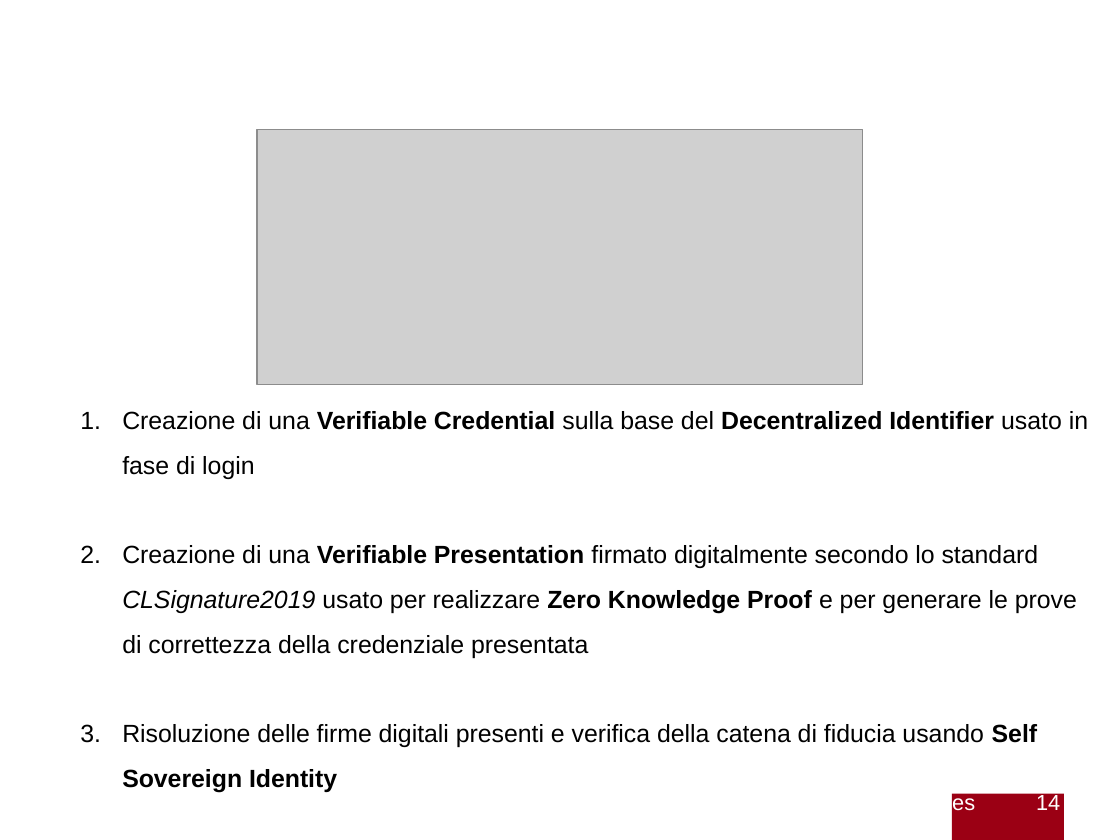
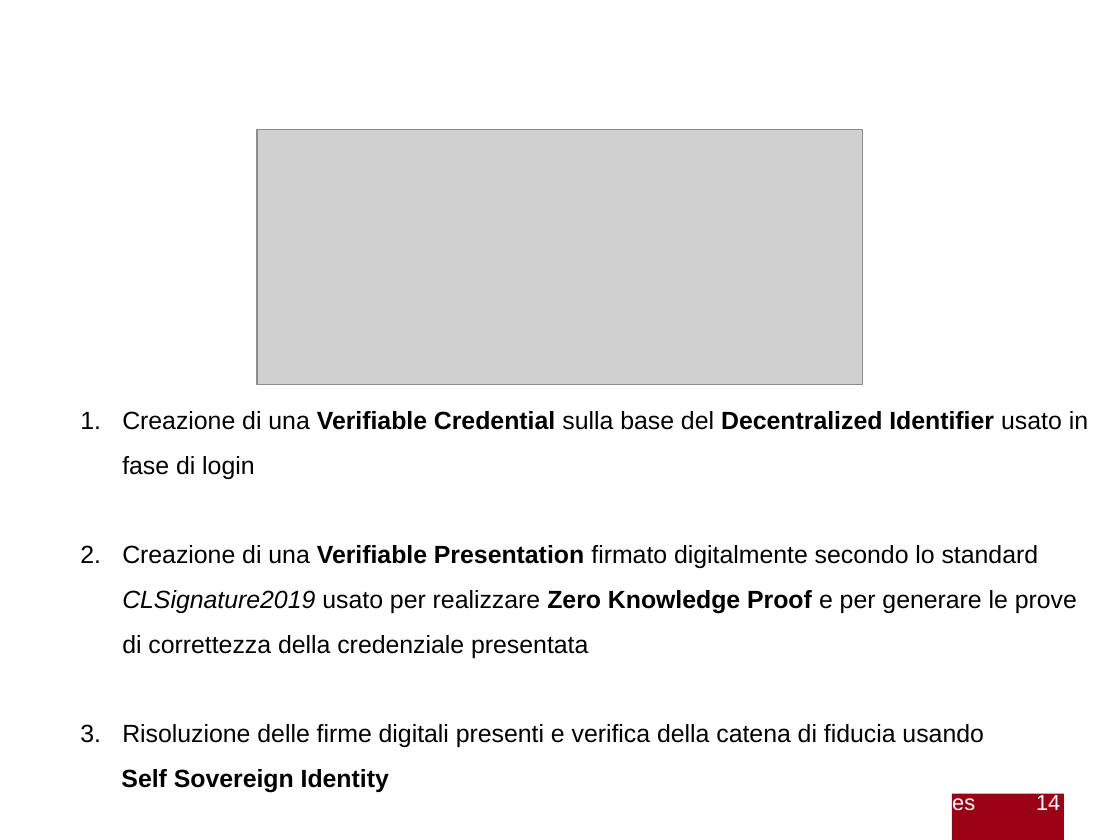
Before and after one commit to gabrielrovesti/Stage-e-Tesi-Triennale-UniPD, a slide deck: slide 14 of Presentazione/Presentazione Gabriel Rovesti.pptx. Drawn at 1120x840 pixels with LibreOffice and Linux fonts; fonts in the diff are those of the drawing; grey boxes stand for pictures; background and template pictures are left out. Boxes give left, top, right and bottom in pixels: in the first picture for what was removed or moved away, otherwise in the second. Text is boxed around its words. In the diff, an @@ line names an element or a change of style, - is before the commit and + after.

```diff
--- a/Presentazione/Presentazione Gabriel Rovesti.pptx
+++ b/Presentazione/Presentazione Gabriel Rovesti.pptx
@@ text at bbox=[121, 724, 983, 793]: text changed @@
-3. Risoluzione delle firme digitali presenti e verifica della catena di fiducia usando Self Sovereign Identity
+3. Risoluzione delle firme digitali presenti e verifica della catena di fiducia usando
+Self Sovereign Identity
```
Also in this commit, not shown: 10 other slides changed, 2 other files.
